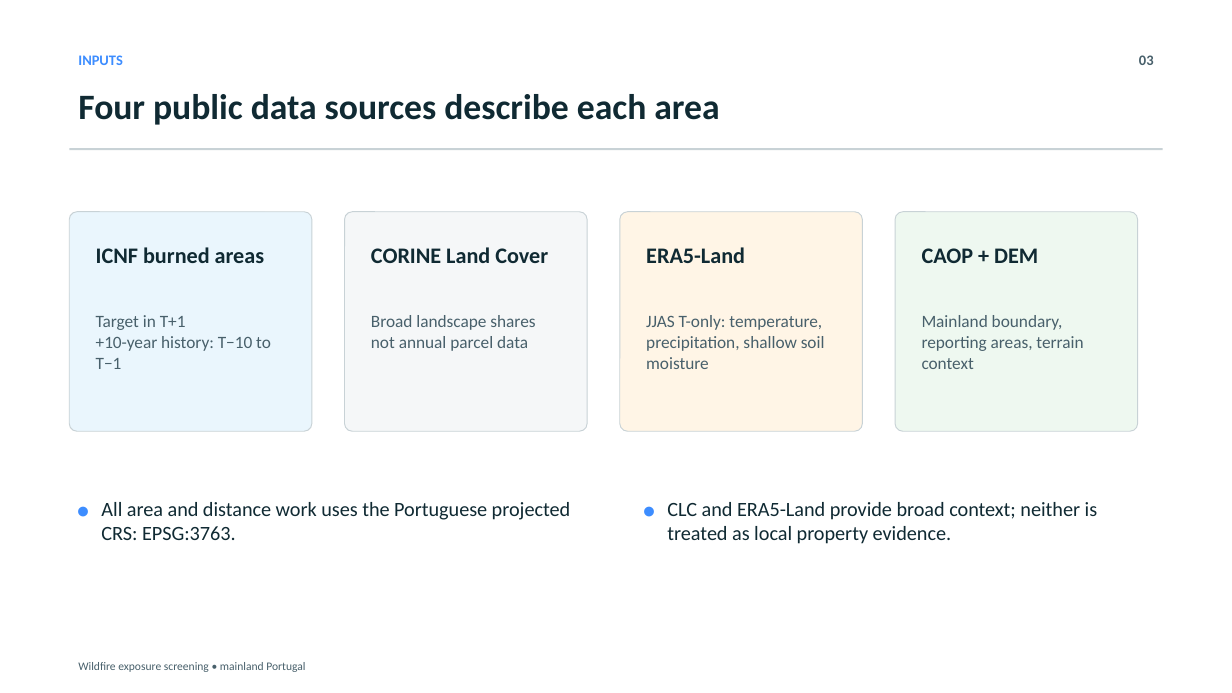
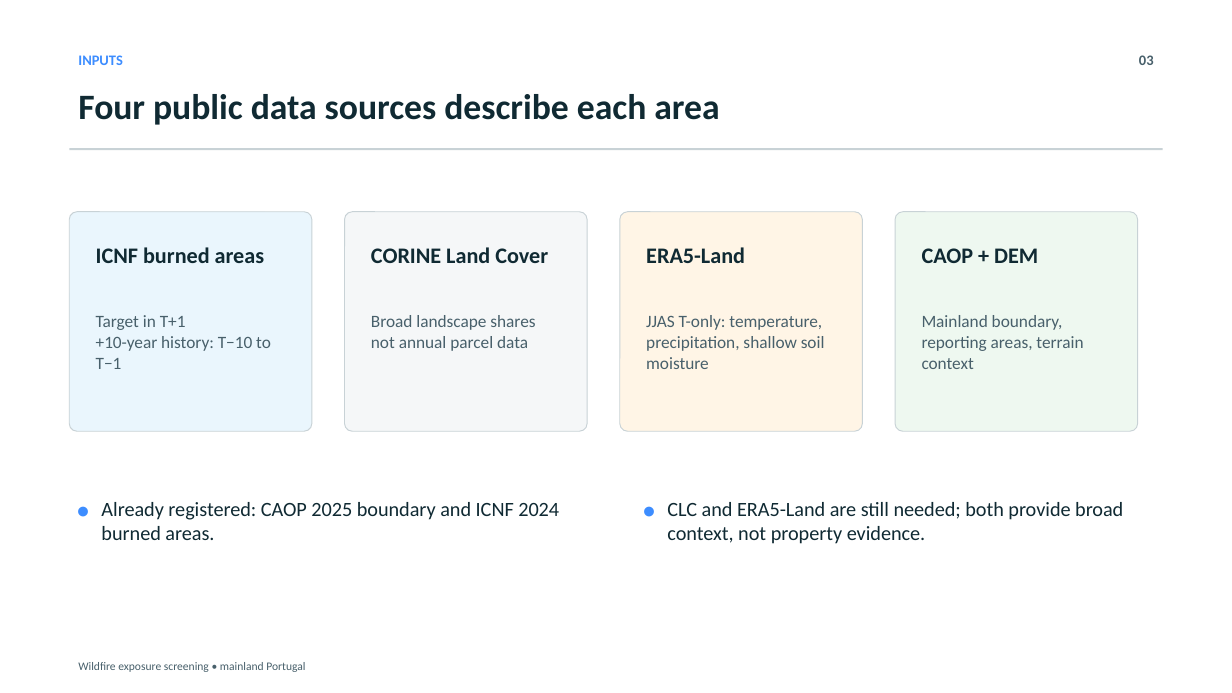
Before and after one commit to serhii-diadechko-git/wildfire_property_screening_portugal, a slide deck: slide 3 of reports/Reproducible_Wildfire_Exposure_Screening_Mainland_Portugal.pptx. Drawn at 1232x693 pixels with LibreOffice and Linux fonts; fonts in the diff are those of the drawing. Boxes give left, top, right and bottom in pixels: in the first picture for what was removed or moved away, otherwise in the second. Text is boxed around its words. In the diff, an @@ line names an element or a change of style, - is before the commit and + after.

Commit message:
Presentation updates.

```diff
--- a/reports/Reproducible_Wildfire_Exposure_Screening_Mainland_Portugal.pptx
+++ b/reports/Reproducible_Wildfire_Exposure_Screening_Mainland_Portugal.pptx
@@ text at [101, 502, 559, 540]: text changed @@
-All area and distance work uses the Portuguese projected CRS: EPSG:3763.
+Already registered: CAOP 2025 boundary and ICNF 2024 burned areas.
@@ text at [667, 502, 1123, 544]: text changed @@
-CLC and ERA5-Land provide broad context; neither is treated as local property evidence.
+CLC and ERA5-Land are still needed; both provide broad context, not property evidence.
```
Also in this commit, not shown: 2 other slides changed, 1 slide added.
